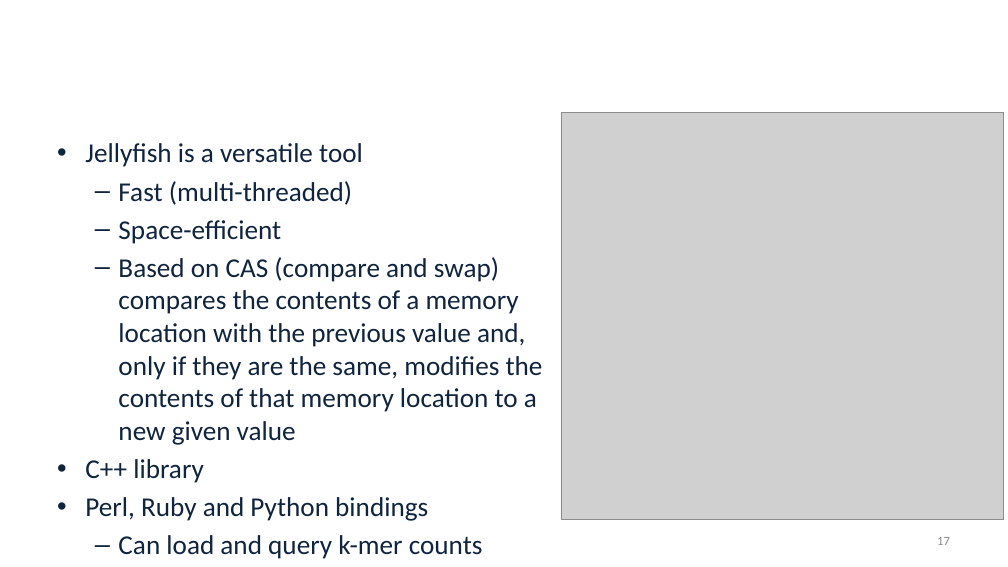
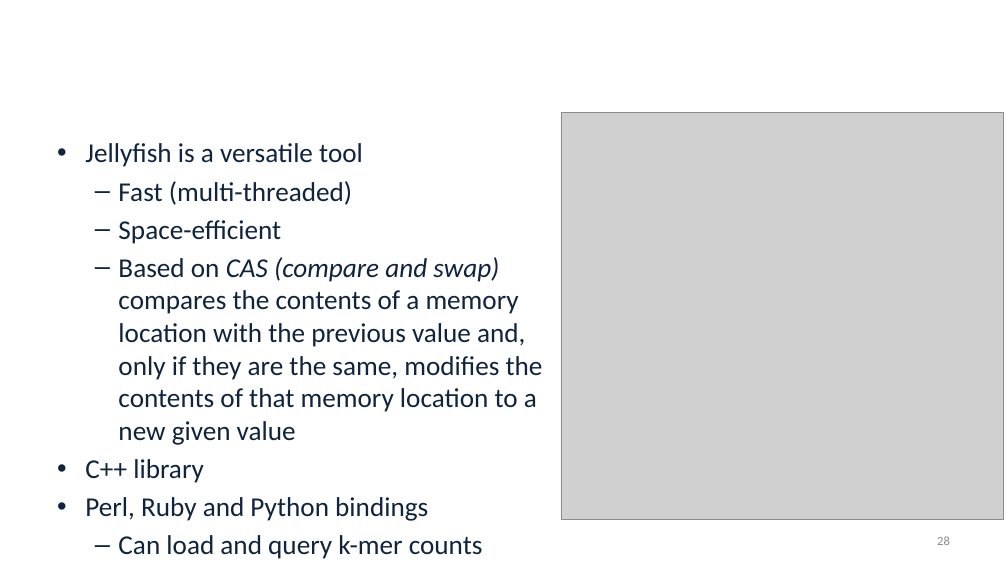
Before and after one commit to alekseyzimin/BME-Algorithms-for-Analysis-of-Genomic-Data, a slide deck: slide 28 of Fall 2026/Week 6 -- Scaffolding K-mer counts.pptx (slide 17 before the commit). Drawn at 1008x567 pixels with LibreOffice and Linux fonts; fonts in the diff are those of the drawing; grey boxes stand for pictures; background and template pictures are left out. Boxes give left, top, right and bottom in pixels: in the first picture for what was removed or moved away, otherwise in the second. Text is boxed around its words. In the diff, an @@ line names an element or a change of style, - is before the commit and + after.

```diff
--- a/Fall 2026/Week 6 -- Scaffolding K-mer counts.pptx
+++ b/Fall 2026/Week 6 -- Scaffolding K-mer counts.pptx
@@ text at box(118, 257, 543, 445): italic on in "CAS (compare and swap)" @@
@@ page number at box(937, 536, 950, 545): text changed @@
-17
+28
```
Also in this commit, not shown: 11 other slides changed, 11 slides added.
